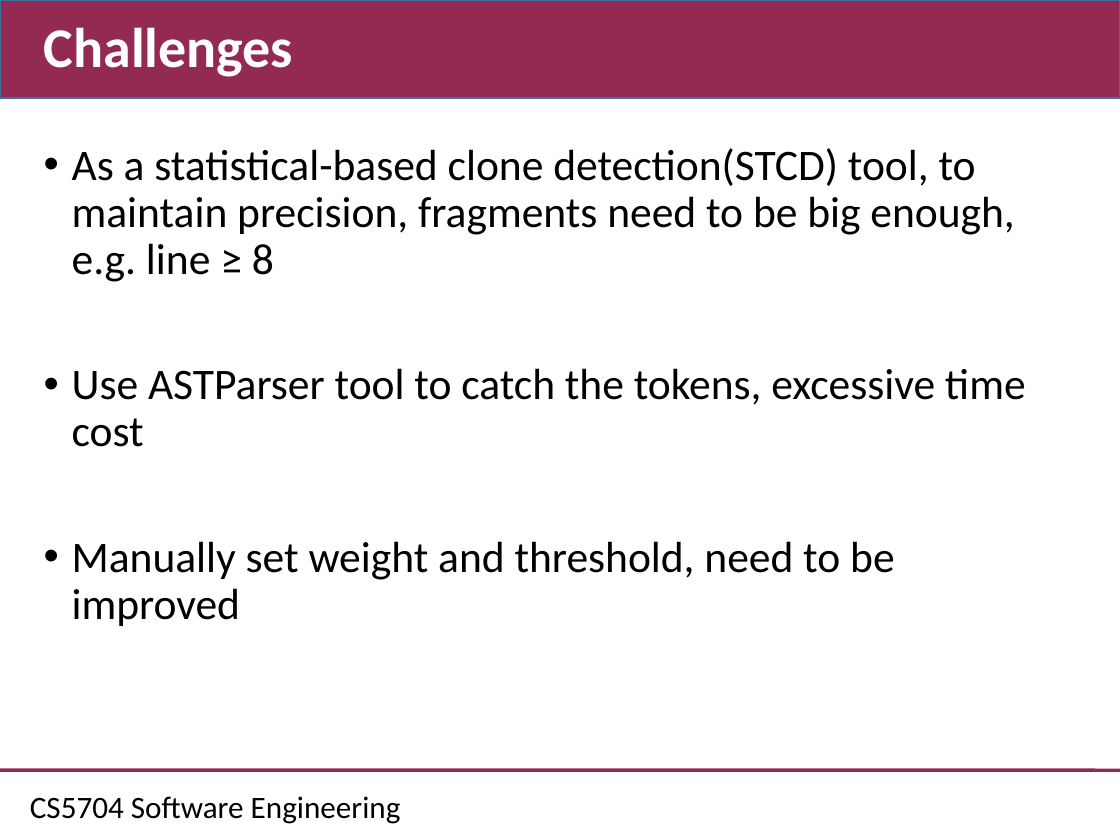
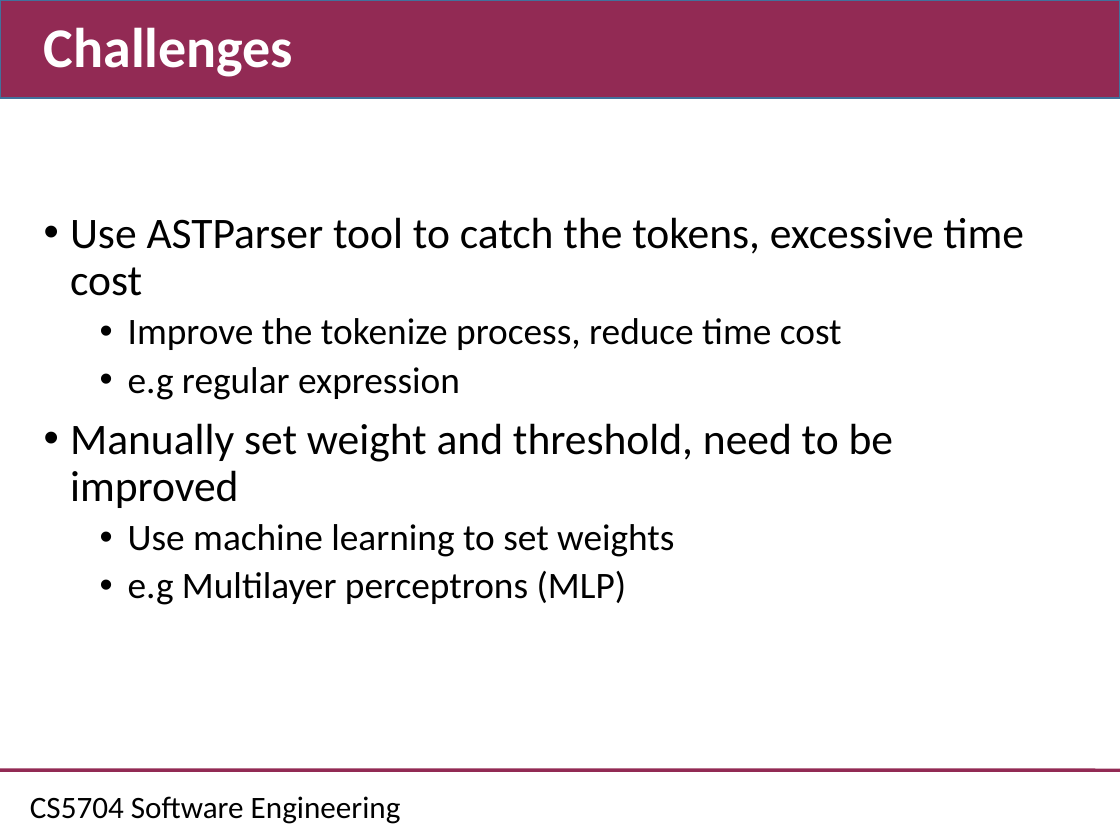
Before and after one commit to CSCC5704/Documents, a slide deck: slide 23 of CS5704_midpresentation.ppt (slide 12 before the commit). Drawn at 1120x840 pixels with LibreOffice and Linux fonts; fonts in the diff are those of the drawing; background and template pictures are left out. Boxes give left, top, right and bottom in pixels: in the first picture for what was removed or moved away, otherwise in the second. Text is boxed around its words. In the diff, an @@ line names an element or a change of style, - is before the commit and + after.

```diff
--- a/CS5704_midpresentation.ppt
+++ b/CS5704_midpresentation.ppt
@@ text at <box>72,148,1014,282</box>: paragraph removed @@
-• As a statistical-based clone detection(STCD) tool, to maintain precision, fragments need to be big enough, e.g. line ≥ 8
@@ text at <box>70,217,1024,508</box>: indent changed @@
@@ text at <box>128,318,842,400</box>: paragraphs added @@
+  • Improve the tokenize process, reduce time cost
+  • e.g regular expression
@@ text at <box>128,524,674,605</box>: paragraphs added @@
+  • Use machine learning to set weights
+  • e.g Multilayer perceptrons (MLP)
```
Also in this commit, not shown: 6 other slides changed, 15 slides added, 4 slides removed, 1 other file.
